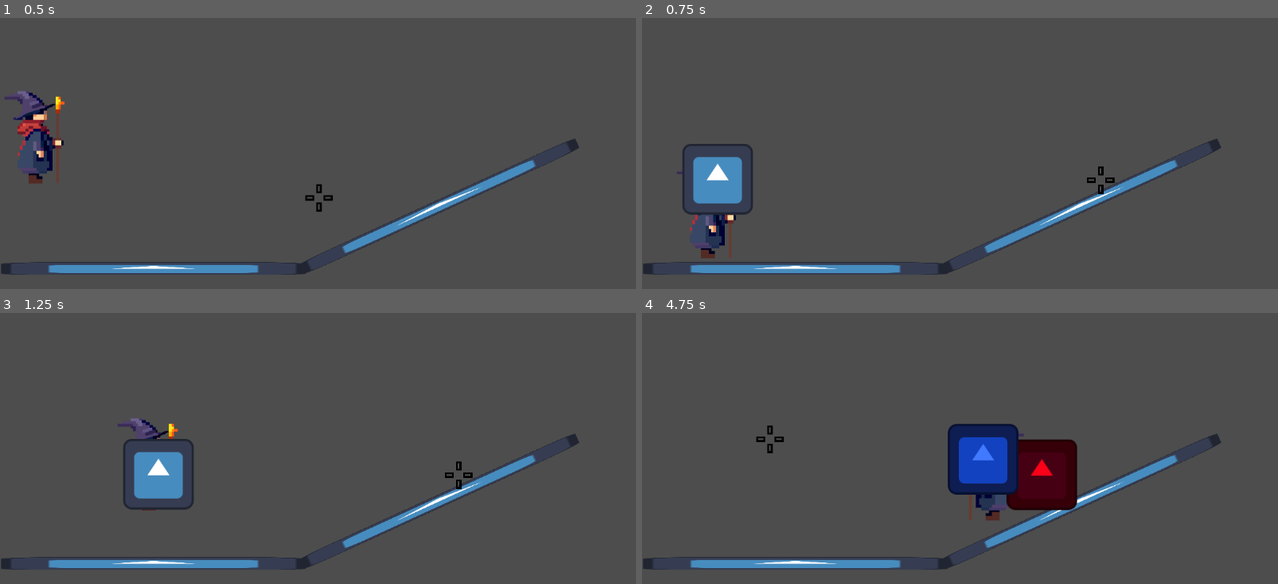
Above: before the commit, frames 1-4 (two rows, left to right).
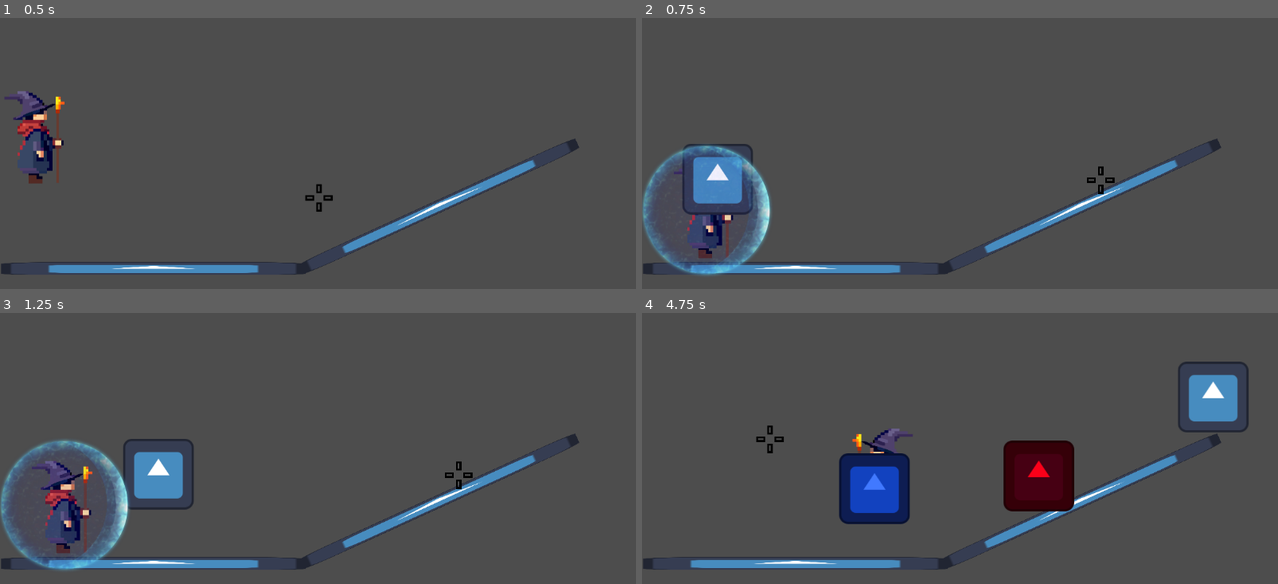
Above: after the commit, the same moments.

Repository: KyattPL/krolestwo-chorona
Game: Godot game, scene res://Scenes/Player/player.tscn
Two runs of this game, one before a commit and one after it. Both use one fixed random seed, a clock stepped at 60 frames per second and the inputs below. The engine's default icon, where the game draws it, is replaced by a stand-in: a white triangle on a blue panel in a dark square.
Inputs (mouse positions are in pixels of both pictures, inside the frame that each line leads up to):
- Up to frame 1 (0.5 s): no input
- Up to frame 2 (0.75 s): move the mouse to (1099, 177) at 0.52 s; hold Right (move_right) from 0.53 s (still down); hold Shift (shield, bound only after the commit) from 0.53 s (still down); click (1099, 177) at 0.6 s
- Up to frame 3 (1.25 s): keep holding Right (move_right); keep holding Shift (shield, bound only after the commit); tap Space (jump) at 0.77 s
- Up to frame 4 (4.75 s): move the mouse to (832, 510) at 1.27 s; release Shift (shield, bound only after the commit) at 1.28 s; tap Shift (shield, bound only after the commit) at 1.35 s; tap Space (jump) at 1.52, 3.02, 3.77, 4.52 s; click (832, 510) at 1.55 s; move the mouse to (1023, 413) at 2.02 s; release Right (move_right) at 2.03 s; hold Left (move_left) 2.03-2.78 s; hold Shift (shield, bound only after the commit) 2.03-2.78 s; tap 4 (select_earth) at 2.1 s; move the mouse to (928, 562) at 2.77 s; hold Right (move_right) 2.78-4.28 s; tap 1 (select_fire) at 2.85 s; click (928, 562) at 3.05 s; move the mouse to (1150, 546) at 3.52 s; hold Shift (shield, bound only after the commit) 3.53-4.28 s; tap 3 (select_lightning) at 3.6 s; move the mouse to (769, 437) at 4.27 s; hold Left (move_left) from 4.28 s (still down); tap 2 (select_water) at 4.35 s; click (769, 437) at 4.55 s

Frame 1 is identical in both runs. In frame 2, 3.1% of the frame differs, in the area x 0-21%, y 46-95%; in frame 3, 4.7%; in frame 4, 8.5%, in the area x 31-96%, y 17-78%.

Commit message:
Fixed player facing animation flip, added shield!

Diff:
--- a/Scenes/Player/Root.gd
+++ b/Scenes/Player/Root.gd
@@ -19,7 +19,7 @@
 func shoot():
 	var isShot = Input.is_action_just_pressed('shoot')
 
-	if isShot:
+	if isShot and not $Player.isShielded:
 		match $Player.selectedSpell:
 			SPELL.FIRE:
 				var fireBullet: CharacterBody2D = fireSpell.instantiate()
--- a/Scenes/Player/player.gd
+++ b/Scenes/Player/player.gd
@@ -7,6 +7,7 @@
 # Get the gravity from the project settings to be synced with RigidBody nodes.
 var gravity = ProjectSettings.get_setting("physics/2d/default_gravity")
 var jumping = false
+var facingLeft = false
 
 enum SPELLS { NONE, FIRE, WATER, LIGHTNING, EARTH }
 var selectedSpell: SPELLS = SPELLS.NONE
@@ -16,6 +17,8 @@
 var isLightningOnCD: bool = false
 var isEarthOnCD: bool = false
 var isNormalOnCD: bool = false
+
+var isShielded: bool = false
 
 func select_spell():
 	if Input.is_action_just_pressed("select_fire") and not isFireOnCD:
@@ -44,13 +47,27 @@
 	var right = Input.is_action_pressed('move_right')
 	var left = Input.is_action_pressed('move_left')
 	var jump = Input.is_action_just_pressed('jump')
+	var shield = Input.is_action_pressed("shield")
+
+	if shield and is_on_floor():
+		isShielded = true
+		$Shield.visible = true
+		return
+	else:
+		$Shield.visible = false
+		isShielded = false
 
 	if jump and is_on_floor():
 		jumping = true
 		velocity.y = jump_speed
-	if right:
+
+	if right and left:
+		pass
+	elif right:
+		facingLeft = false
 		velocity.x += run_speed
-	if left:
+	elif left:
+		facingLeft = true
 		velocity.x -= run_speed
 
 func _physics_process(delta):
@@ -64,7 +81,7 @@
 	select_spell()
 	joystick_aim(delta)
 	get_input()
-	$AnimatedSprite2D.flip_h = velocity.x < 0
+	$AnimatedSprite2D.flip_h = facingLeft
 
 func _ready():
 	Input.set_mouse_mode(Input.MOUSE_MODE_HIDDEN)
--- a/Scenes/Player/player.tscn
+++ b/Scenes/Player/player.tscn
@@ -11,6 +11,7 @@
 [ext_resource type="Script" path="res://Scenes/Player/player.gd" id="5_8hotu"]
 [ext_resource type="Texture2D" uid="uid://bfhvtjkfmikf3" path="res://icon.svg" id="5_fm02j"]
 [ext_resource type="PackedScene" uid="uid://cp8s8pdcgakky" path="res://Scenes/Spells/EarthSpell/earth_spell.tscn" id="6_vspi1"]
+[ext_resource type="Texture2D" uid="uid://cl8nfs5pcnn40" path="res://Assets/wizard/shield.png" id="11_lou0y"]
 
 [sub_resource type="SpriteFrames" id="SpriteFrames_4uico"]
 animations = [{
@@ -26,6 +27,17 @@
 [sub_resource type="RectangleShape2D" id="RectangleShape2D_s4i60"]
 size = Vector2(123, 182)
 
+[sub_resource type="SpriteFrames" id="SpriteFrames_dci2e"]
+animations = [{
+"frames": [{
+"duration": 1.0,
+"texture": ExtResource("11_lou0y")
+}],
+"loop": true,
+"name": &"default",
+"speed": 5.0
+}]
+
 [sub_resource type="RectangleShape2D" id="RectangleShape2D_eek7y"]
 size = Vector2(1147, 20)
 
@@ -38,7 +50,7 @@
 earthSpell = ExtResource("6_vspi1")
 
 [node name="Crosshair" type="Sprite2D" parent="."]
-z_index = 1
+z_index = 2
 scale = Vector2(0.0416667, 0.0416667)
 texture = ExtResource("1_gwjtt")
 script = ExtResource("2_68fma")
@@ -72,6 +84,13 @@
 position = Vector2(-19.5, 1)
 shape = SubResource("RectangleShape2D_s4i60")
 debug_color = Color(0, 0.564706, 0.662745, 0.419608)
+
+[node name="Shield" type="AnimatedSprite2D" parent="Player"]
+visible = false
+z_index = 1
+position = Vector2(-15, -4)
+scale = Vector2(0.446043, 0.451439)
+sprite_frames = SubResource("SpriteFrames_dci2e")
 
 [node name="Platform" type="StaticBody2D" parent="."]
 position = Vector2(278, 454)
--- a/project.godot
+++ b/project.godot
@@ -91,6 +91,12 @@
 "events": [Object(InputEventJoypadMotion,"resource_local_to_scene":false,"resource_name":"","device":-1,"axis":3,"axis_value":1.0,"script":null)
 ]
 }
+shield={
+"deadzone": 0.5,
+"events": [Object(InputEventKey,"resource_local_to_scene":false,"resource_name":"","device":-1,"window_id":0,"alt_pressed":false,"shift_pressed":false,"ctrl_pressed":false,"meta_pressed":false,"pressed":false,"keycode":0,"physical_keycode":4194325,"key_label":0,"unicode":0,"echo":false,"script":null)
+, Object(InputEventJoypadMotion,"resource_local_to_scene":false,"resource_name":"","device":-1,"axis":4,"axis_value":1.0,"script":null)
+]
+}
 
 [layer_names]
 
Binary file added: Assets/wizard/shield.png
Not shown, added: Assets/wizard/shield.png.import
Not shown: 1 places in Scenes/Player/player.tscn that only renumber resources
